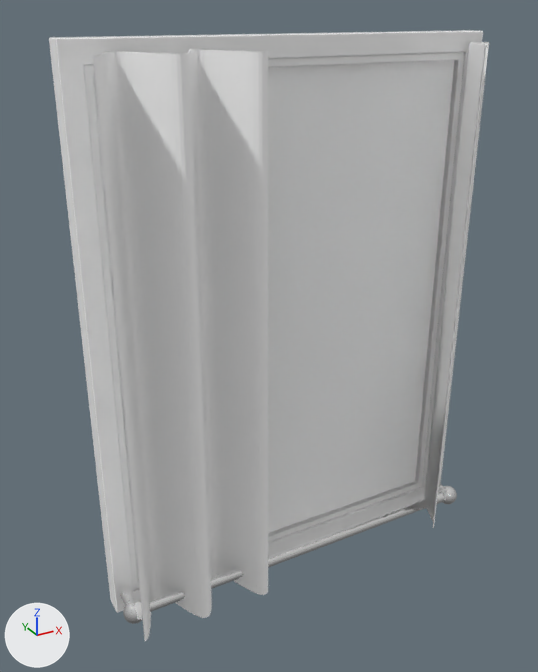
What one commit did to the glTF model outputs/7412/objects/WindowFactory65507.spawn_asset0.glb.
Before and after are seen from a 50 mm camera at (-0.922, -1.559, 0.763) aimed at (-0.082, -0.031, -0.001). Lighting does not change. The marker at lower left points along +X, +Y and +Z. The picture after the commit comes second. Vertices at exactly the same position are counted once.

In view in the first picture: 'WindowFactory(65507).spawn_asset(0).001'.
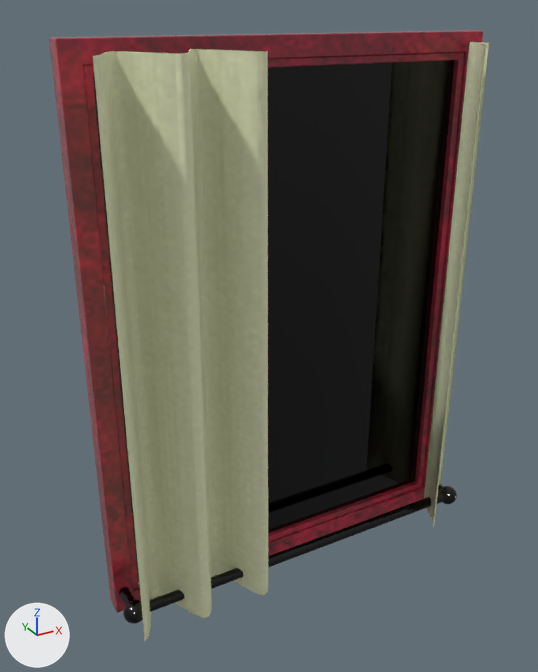
The edits, one by one:
Picture 'WindowFactory65507.spawn_asset0_normal' (img_windowfactory65507_spawn_asset0_normal) is new.
Picture 'WindowFactory65507.spawn_asset0_albedo' (img_windowfactory65507_spawn_asset0_albedo) is new.
Picture 'WindowFactory65507.spawn_asset0_metallic-WindowFactory65507.spawn_asset0_roughness' (img_windowfactory65507_spawn_asset0_metallic_windowfactory65507_spawn_asset0_roughness) is new.
Material 'WindowFactory65507.spawn_asset0__baked' (mat_windowfactory65507_spawn_asset0__baked) is new.
Uses the picture img_windowfactory65507_spawn_asset0_albedo.
Uses the picture img_windowfactory65507_spawn_asset0_metallic_windowfactory65507_spawn_asset0_roughness.
Uses the picture img_windowfactory65507_spawn_asset0_normal.
me_cube_022 is used by ob_windowfactory_65507__spawn_asset_0__001; location (0.0, 0.0, 0.0).
me_cube_022 had 2068 vertices, 4642 faces and spanned x -0.546..0.546, y -0.18..0.028, z -0.711..0.711.
me_cube_022 now has 2648 vertices, 5802 faces and spans x -0.546..0.546, y -0.18..0.028, z -0.711..0.711.
me_cube_022 part 1: 140 vertices moved from x -0.546..0.545, y -0.176..-0.028, z -0.685..0.685 to x -0.546..0.546, y -0.177..-0.028, z -0.685..0.685; 433 vertices removed from x -0.545..0.546, y -0.18..-0.028, z -0.687..0.687; 1013 vertices added at x -0.546..0.546, y -0.18..-0.028, z -0.687..0.687.
me_cube_022 part 2: 192 faces spanning x -0.542..0.542, y -0.028..0.028, z -0.711..0.711 switch from mat_shader_wood_002 (white #ffffff) to mat_windowfactory65507_spawn_asset0__baked.
me_cube_022 part 3: 1812 faces spanning x -0.518..0.518, y -0.18..-0.044, z -0.687..0.687 switch from mat_shader_fine_knit_fabric (white #ffffff) to mat_windowfactory65507_spawn_asset0__baked.
me_cube_022 part 4: 224 faces spanning x -0.546..0.546, y -0.141..-0.028, z -0.674..-0.618 switch from mat_shader_hammered_metal (white #ffffff) to mat_windowfactory65507_spawn_asset0__baked.
me_cube_022 part 5: 44 faces spanning x -0.483..0.483, y -0.006..0.006, z -0.653..0.653 switch from mat_shader_window_glass_002 (white #ffffff) to mat_windowfactory65507_spawn_asset0__baked.

Boxes (x1, y1, x2, y2) around the edits, measured in the pictures (538 x 672 px):
part 1 of me_cube_022, reshaped: (93, 42, 489, 640) in both
part 2 of me_cube_022, recoloured: (49, 30, 483, 613) in both
part 3 of me_cube_022, recoloured: (93, 42, 489, 641) in both
part 4 of me_cube_022, recoloured: (121, 485, 454, 623) in both
part 5 of me_cube_022, recoloured (white to black): (93, 60, 454, 579) in both
